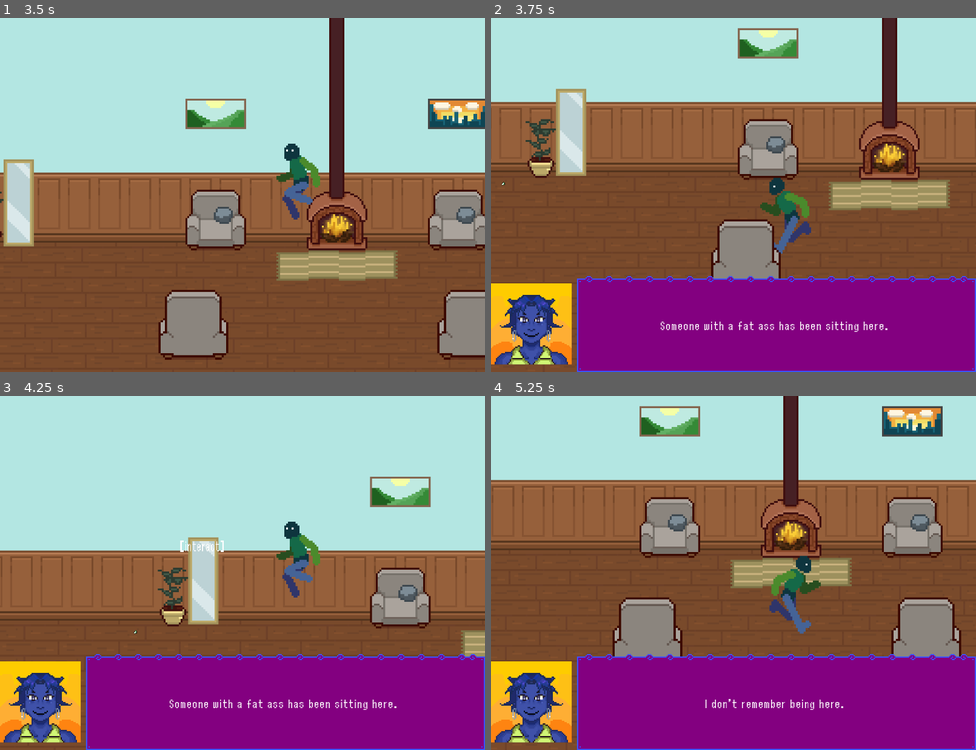
Above: before the commit, frames 1-4 (two rows, left to right).
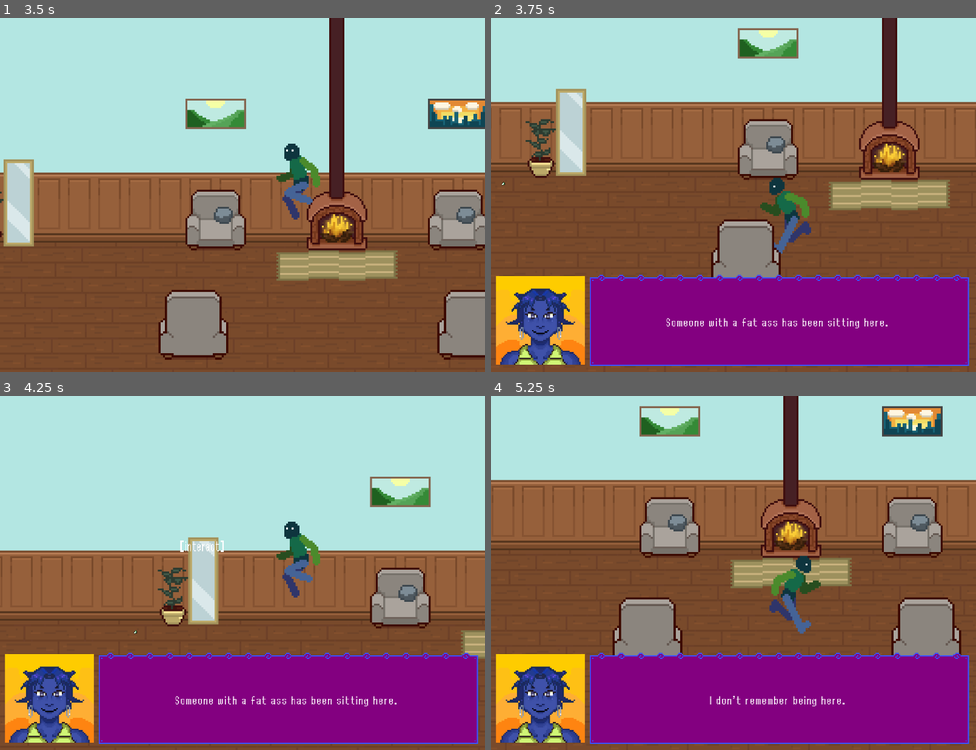
Above: after the commit, the same moments.

Repository: nisaturk/mirrorfixer-prototype
Game: Godot game, scene res://scenes/lobby.tscn
The game is run twice, just before and just after one commit, with the same random seed, the same clock (stepped at 60 frames per second) and the same inputs. This scene is started directly instead of the project's main scene.
Inputs:
- Up to frame 1 (3.5 s): tap Enter at 0.5 s; hold E (interact) 0.53-1.28 s; hold Right (move_right) 0.53-2.03 s; tap Up (jump) at 0.77, 1.52, 3.02 s; tap E (interact) at 1.35, 2.85 s; hold E (interact) 2.03-2.78 s; hold Left (move_left) from 2.03 s (still down)
- Up to frame 2 (3.75 s): keep holding Left (move_left); hold E (interact) from 3.53 s (still down)
- Up to frame 3 (4.25 s): keep holding Left (move_left); keep holding E (interact); tap Up (jump) at 3.77 s
- Up to frame 4 (5.25 s): release Left (move_left) at 4.28 s; release E (interact) at 4.28 s; hold Right (move_right) from 4.28 s (still down); tap E (interact) at 4.35 s; tap Up (jump) at 4.52 s; hold E (interact) from 5.03 s (still down)

Frame 1 is identical in both runs. In frame 2, 7.1% of the frame differs, in the area x 0-100%, y 72-100%; in frame 3, 7.1%; in frame 4, 6.9%.

Commit message:
minor ui tweaks

Diff:
--- a/scenes/DialogueUI.tscn
+++ b/scenes/DialogueUI.tscn
@@ -4,42 +4,12 @@
 [ext_resource type="Texture2D" uid="uid://dpl3hp1goeo7k" path="res://assets/ui/dialogue_box_texture.tres" id="2_rmr67"]
 [ext_resource type="FontFile" uid="uid://by8f628mb0ucf" path="res://assets/ui/retganon.ttf" id="3_7de8d"]
 
+[sub_resource type="StyleBoxEmpty" id="StyleBoxEmpty_rmr67"]
+
 [sub_resource type="StyleBoxFlat" id="StyleBoxFlat_rmr67"]
-content_margin_left = 4.0
-content_margin_top = 4.0
-content_margin_right = 4.0
-content_margin_bottom = 4.0
-bg_color = Color(0.1, 0.1, 0.1, 0.3)
-corner_radius_top_left = 3
-corner_radius_top_right = 3
-corner_radius_bottom_right = 3
-corner_radius_bottom_left = 3
-corner_detail = 5
-
-[sub_resource type="StyleBoxFlat" id="StyleBoxFlat_7de8d"]
-content_margin_left = 4.0
-content_margin_top = 4.0
-content_margin_right = 4.0
-content_margin_bottom = 4.0
-bg_color = Color(1, 1, 1, 0.75)
-draw_center = false
-border_width_left = 2
-border_width_top = 2
-border_width_right = 2
-border_width_bottom = 2
-corner_radius_top_left = 3
-corner_radius_top_right = 3
-corner_radius_bottom_right = 3
-corner_radius_bottom_left = 3
-corner_detail = 5
-expand_margin_left = 2.0
-expand_margin_top = 2.0
-expand_margin_right = 2.0
-expand_margin_bottom = 2.0
+bg_color = Color(0, 0, 0, 0.4745098)
 
 [sub_resource type="StyleBoxEmpty" id="StyleBoxEmpty_7de8d"]
-
-[sub_resource type="StyleBoxEmpty" id="StyleBoxEmpty_rmr67"]
 
 [sub_resource type="StyleBoxEmpty" id="StyleBoxEmpty_nmtye"]
 
@@ -50,27 +20,21 @@
 Button/colors/font_disabled_color = Color(0.875, 0.875, 0.875, 0.5)
 Button/colors/font_focus_color = Color(0.95, 0.95, 0.95, 1)
 Button/colors/font_hover_color = Color(0.95, 0.95, 0.95, 1)
-Button/colors/font_hover_pressed_color = Color(1, 1, 1, 1)
 Button/colors/font_outline_color = Color(0, 0, 0, 1)
 Button/colors/font_pressed_color = Color(1, 1, 1, 1)
-Button/colors/icon_disabled_color = Color(1, 1, 1, 0.4)
-Button/colors/icon_focus_color = Color(1, 1, 1, 1)
-Button/colors/icon_hover_color = Color(1, 1, 1, 1)
-Button/colors/icon_hover_pressed_color = Color(1, 1, 1, 1)
-Button/colors/icon_normal_color = Color(1, 1, 1, 1)
-Button/colors/icon_pressed_color = Color(1, 1, 1, 1)
 Button/constants/align_to_largest_stylebox = 0
 Button/constants/h_separation = 4
 Button/constants/icon_max_width = 0
 Button/constants/outline_size = 0
 Button/font_sizes/font_size = 12
-Button/styles/disabled = SubResource("StyleBoxFlat_rmr67")
-Button/styles/focus = SubResource("StyleBoxFlat_7de8d")
-Button/styles/hover = SubResource("StyleBoxEmpty_7de8d")
-Button/styles/normal = SubResource("StyleBoxEmpty_rmr67")
+Button/styles/focus = SubResource("StyleBoxEmpty_rmr67")
+Button/styles/hover = SubResource("StyleBoxFlat_rmr67")
+Button/styles/normal = SubResource("StyleBoxEmpty_7de8d")
 Button/styles/pressed = SubResource("StyleBoxEmpty_nmtye")
 
 [sub_resource type="Theme" id="Theme_rc1id"]
+
+[sub_resource type="Theme" id="Theme_7de8d"]
 
 [node name="DialogueUI" type="CanvasLayer"]
 script = ExtResource("1_rc1id")
@@ -80,11 +44,16 @@
 anchor_top = 1.0
 anchor_right = 1.0
 anchor_bottom = 1.0
+offset_left = 4.0000005
+offset_top = -77.000015
+offset_right = 4.0
+offset_bottom = -3.0
 grow_horizontal = 2
 grow_vertical = 0
+scale = Vector2(0.9754084, 0.9754084)
 
 [node name="PortraitBox" type="PanelContainer" parent="MainLayout"]
-custom_minimum_size = Vector2(64, 64)
+custom_minimum_size = Vector2(72, 72)
 layout_mode = 2
 size_flags_horizontal = 4
 size_flags_vertical = 4
@@ -95,7 +64,7 @@
 stretch_mode = 5
 
 [node name="ContentBox" type="NinePatchRect" parent="MainLayout"]
-custom_minimum_size = Vector2(0, 76)
+custom_minimum_size = Vector2(0, 74)
 layout_mode = 2
 size_flags_horizontal = 3
 texture = ExtResource("2_rmr67")
@@ -142,4 +111,5 @@
 custom_minimum_size = Vector2(0, 64)
 layout_mode = 2
 size_flags_horizontal = 4
+theme = SubResource("Theme_7de8d")
 columns = 2
--- a/scenes/player.tscn
+++ b/scenes/player.tscn
@@ -270,10 +270,8 @@
 [node name="AnimatedSprite2D" type="AnimatedSprite2D" parent="."]
 position = Vector2(0, -32)
 sprite_frames = SubResource("SpriteFrames_f1ej7")
-animation = &"getup"
+animation = &"idle"
 autoplay = "idle"
-frame = 7
-frame_progress = 1.0
 
 [node name="InteractionHint" type="Label" parent="."]
 visible = false
